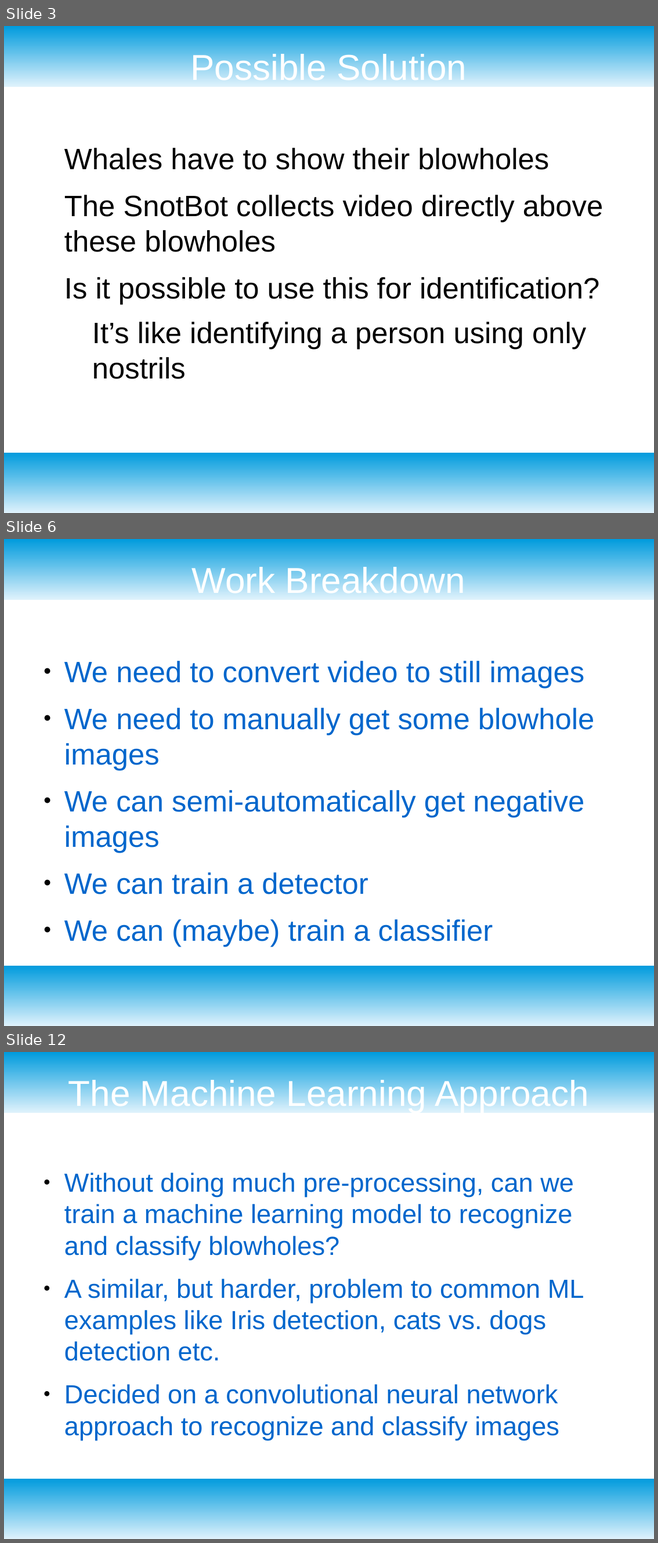
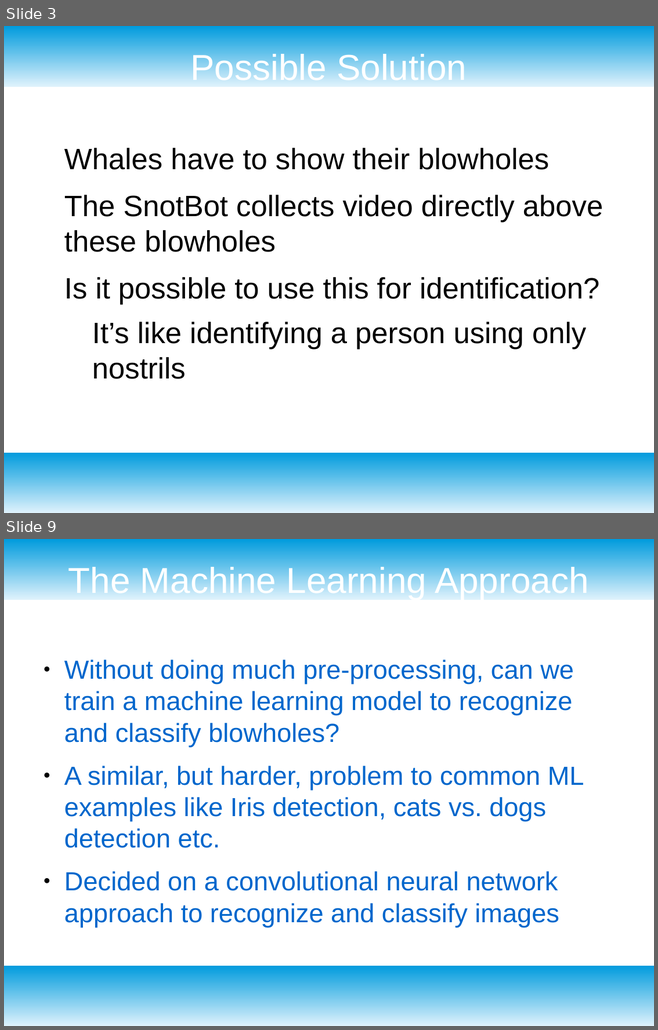
Before and after one commit to hackforthesea/whalematch, a slide deck: presentation.odp. Shown one above the other, each under a label of ours: slides 3, 6 and 12 before the commit, slides 3 and 9 after it; the slides between them are not shown. The pictures are 658x1543 and 658x1030 pixels, drawn with LibreOffice and Linux fonts; fonts in the diff are those of the drawing; background and template pictures are left out. Boxes give left, top, right and bottom in pixels: in the first picture for what was removed or moved away, otherwise in the second. Text is boxed around its words. In the diff, an @@ line names an element or a change of style, - is before the commit and + after.

```diff
--- a/presentation.odp
+++ b/presentation.odp
@@ slide 6 removed at [4, 539, 654, 1026], background #FFFFFF; not listed: 2 template elements that a slide beside it also shows @@
@@ title removed at [192, 565, 465, 594] @@
-Work Breakdown
@@ text removed at [64, 661, 594, 947] @@
-● We need to convert video to still images
-● We need to manually get some blowhole images
-● We can semi-automatically get negative images
-● We can train a detector
-● We can (maybe) train a classifier
@@ what was slide 12 is now slide 9 @@
```
Also in this commit, not shown: 7 slides changed, 5 slides added, 5 other slides removed.
